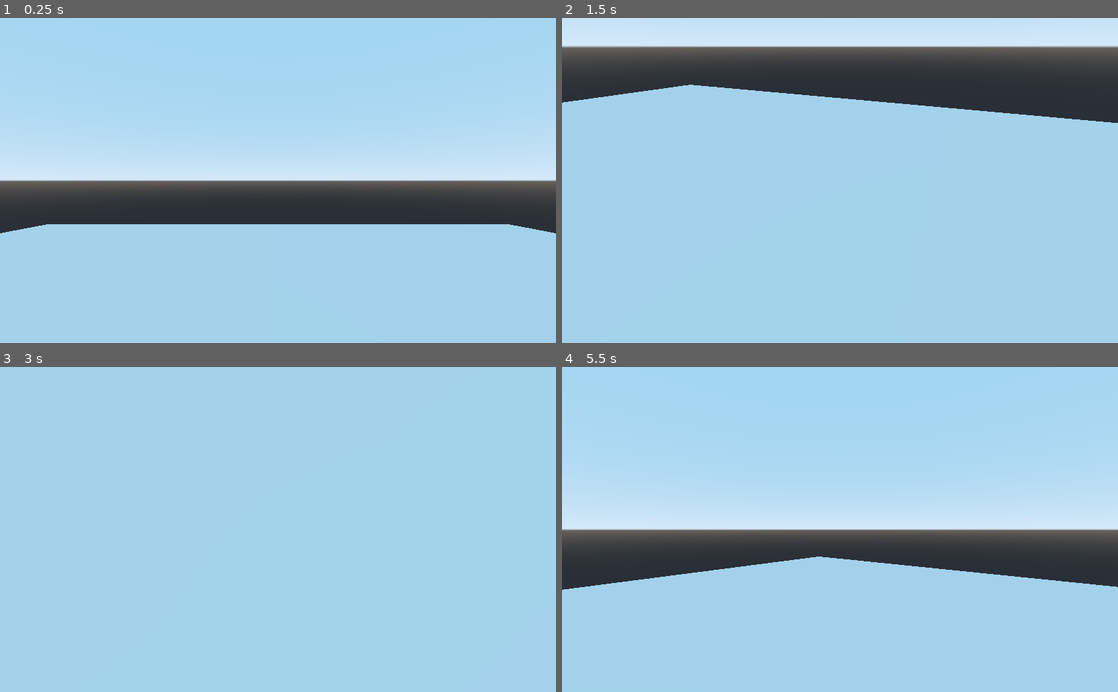
Above: before the commit, frames 1-4 (two rows, left to right).
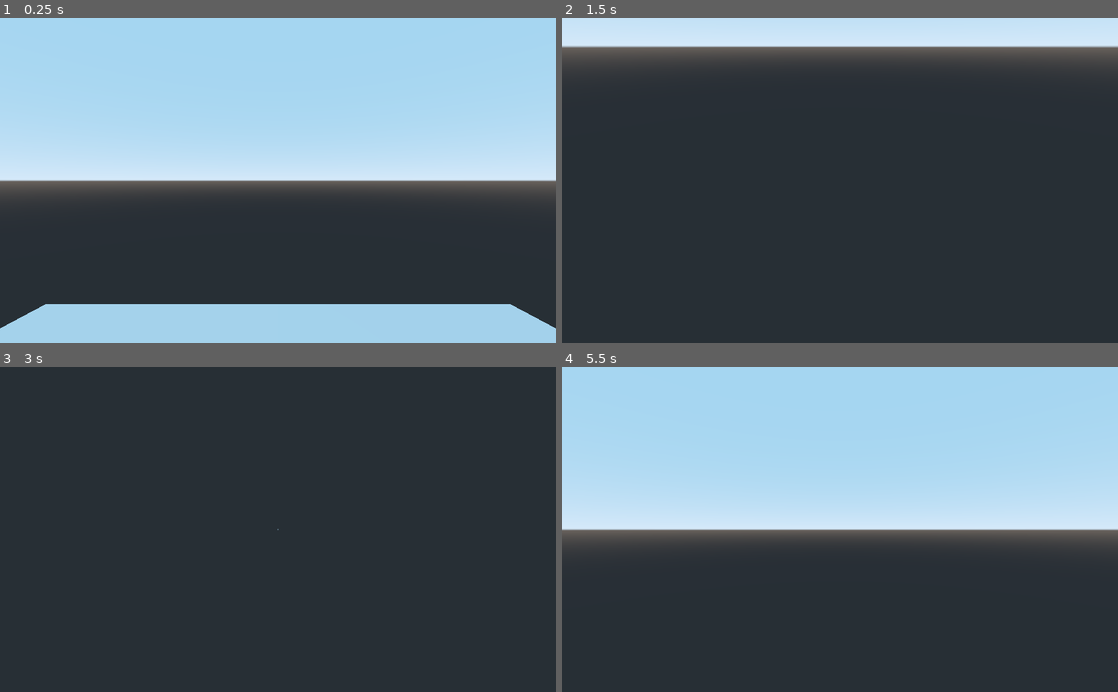
Above: after the commit, the same moments.

Repository: Prasannaraj27/FPS-Game-Development
Game: Godot game, scene res://main.tscn
Two runs of this game, one before a commit and one after it. Both use one fixed random seed, a clock stepped at 60 frames per second and the inputs below.
Inputs (mouse positions are in pixels of both pictures, inside the frame that each line leads up to):
- Up to frame 1 (0.25 s): no input
- Up to frame 2 (1.5 s): move the mouse to (962, 164) at 0.52 s; hold D (right) 0.53-1.28 s; tap Enter at 1.25 s; move the mouse to (728, 196) at 1.27 s; hold S (backward) from 1.28 s (still down)
- Up to frame 3 (3 s): move the mouse to (333, 458) at 2.02 s; release S (backward) at 2.03 s; hold D (right) 2.03-2.78 s; tap Space at 2.75 s; move the mouse to (250, 594) at 2.77 s; hold W (forward) from 2.78 s (still down)
- Up to frame 4 (5.5 s): tap Enter at 3.5 s; move the mouse to (1006, 578) at 3.52 s; release W (forward) at 3.53 s; hold A (left) 3.53-5.03 s; tap Space at 4.25 s; move the mouse to (673, 480) at 4.27 s; move the mouse to (867, 529) at 5.02 s; hold S (backward) from 5.03 s (still down)

The runs differ from the first frame. In frame 1, 25% of the frame differs, in the area x 0-100%, y 63-96%; in frame 2, 74%; in frame 3, 100%, in the area x 0-100%, y 0-100%; in frame 4, 37%.

Commit message:
add gravity

Diff:
--- a/main.tscn
+++ b/main.tscn
@@ -23,10 +23,11 @@
 material/0 = null
 
 [node name="CollisionShape" type="CollisionShape" parent="static_tmp"]
+transform = Transform( 10, 0, 0, 0, 0.1, 0, 0, 0, 10, 0, 0, 0 )
 shape = SubResource( 2 )
 
 [node name="player" type="KinematicBody" parent="."]
-transform = Transform( 1, 0, 0, 0, 1, 0, 0, 0, 1, 0, 2, 0 )
+transform = Transform( 1, 0, 0, 0, 1, 0, 0, 0, 1, 0, 10, 0 )
 script = ExtResource( 2 )
 
 [node name="MeshInstance" type="MeshInstance" parent="player"]
@@ -39,5 +40,5 @@
 shape = SubResource( 4 )
 
 [node name="camera" type="Camera" parent="player"]
-transform = Transform( -4.37114e-08, 0, -1, 0, 1, 0, 1, 0, -4.37114e-08, -2.48563, 0.158856, 0 )
+transform = Transform( -4.37114e-08, 0, -1, 0, 1, 0, 1, 0, -4.37114e-08, 0, 0, 0 )
 script = ExtResource( 1 )
--- a/player/camera_movement.gd
+++ b/player/camera_movement.gd
@@ -7,4 +7,4 @@
 func _physics_process(delta):
 	### set local transform to zero which
 	### snaps the camera to the parent node
-	self.transform.origin = Vector3.ZERO;
+	self.global_transform.origin = target.global_transform.origin;
--- a/player/player_movement.gd
+++ b/player/player_movement.gd
@@ -8,6 +8,7 @@
 export var pitch_speed: float = 1.0;
 export var yaw_speed: float = 1.0;
 export var gravity: float = 9.8;
+export var ground_drag: float = 0.5;
 
 ### array to hold mouse events
 var mouse_events: Array = [];
@@ -44,7 +45,9 @@
 	### apply movement
 	move *= speed;
 	velocity += move;
-	velocity = move_and_slide(move, Vector3.UP);
+	velocity -= up * gravity * delta;
+	move_and_collide(velocity);
+	velocity *= ground_drag;
 
 	### delta_pitch and delta_yaw hold the relative change
 	### of the mouse position since the last tick
